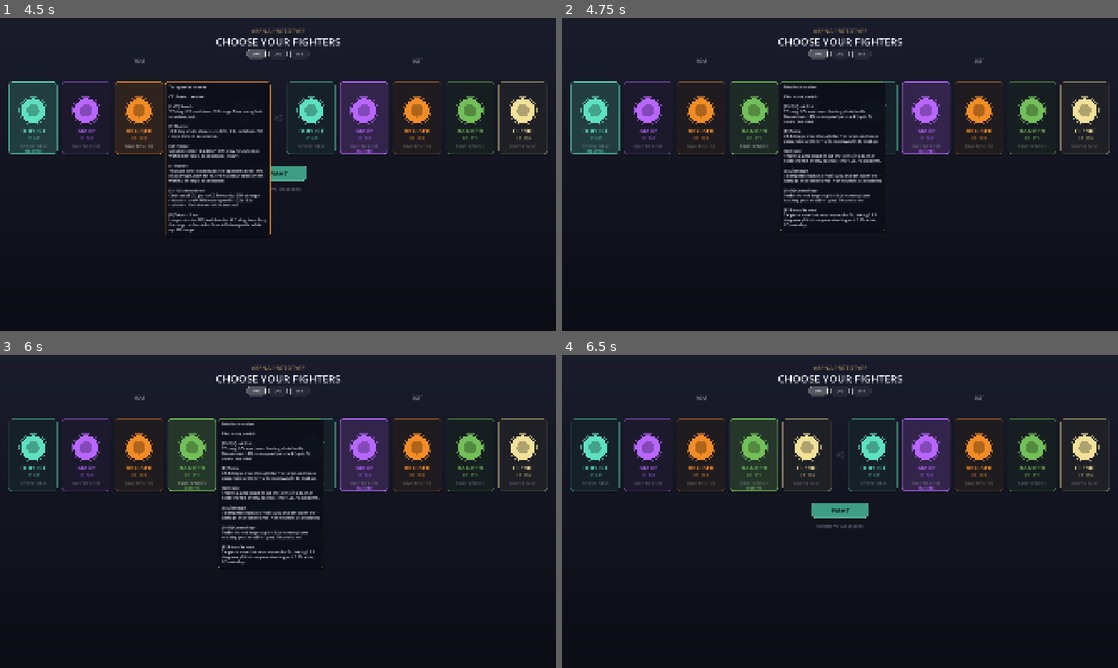
Above: before the commit, frames 1-4 (two rows, left to right).
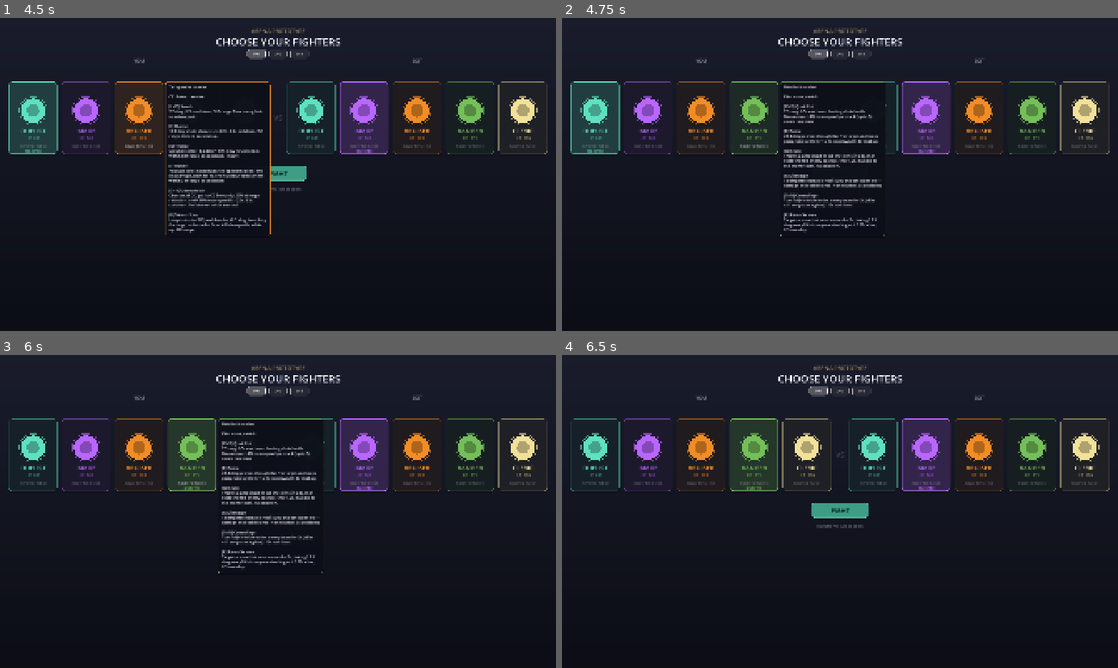
Above: after the commit, the same moments.

Repository: johnWard12/arena-game-godot
Game: Godot game, scene res://scenes/CharSelect.tscn
Two runs of this game, one before a commit and one after it. Both use one fixed random seed, a clock stepped at 60 frames per second and the inputs below.
Inputs (mouse positions are in pixels of both pictures, inside the frame that each line leads up to):
- Up to frame 1 (4.5 s): tap Enter at 0.5, 2, 3.5 s; move the mouse to (400, 158) at 0.52 s; hold D 0.53-1.25 s; tap Backspace at 0.6, 2.3, 3.8 s; click (400, 158) at 0.67 s; tap Space at 0.77, 1.25, 2.75, 3.77, 4.25 s; drag from (166, 190) to (250, 237) at 1.27 s; move the mouse to (333, 105) at 2.02 s; hold D 2.03-2.75 s; tap E at 2.1 s; drag from (250, 237) to (111, 127) at 2.77 s; move the mouse to (444, 221) at 3.52 s; hold A 3.53-4.25 s; tap F at 3.6 s; drag from (111, 127) to (194, 96) at 4.27 s
- Up to frame 2 (4.75 s): no input
- Up to frame 3 (6 s): move the mouse to (305, 511) at 5.02 s; hold S 5.03-5.75 s; tap R at 5.1 s; click (305, 511) at 5.17 s; tap Backspace at 5.3 s; drag from (194, 433) to (166, 527) at 5.77 s
- Up to frame 4 (6.5 s): no input

Frame 1 is identical in both runs. In frame 2, 1.2% of the frame differs, in the area x 39-59%, y 45-70%; in frame 3, 1.2%; in frame 4, nothing differs.

Commit message:
Red sword Bladestorm; true enemy-facing invisibility for Camouflage and Snare Trap
- Bladestorm: gold energy motes -> blood-red blades. The elongated quads
  (0.62 long) fly point-first via align-to-velocity, reading as swords
  hurled out of the spin in a full 360. Storm light recolored red to match.
- Camouflage is now TRUE stealth against the enemy: a cloaked enemy's 3D
  view (model, ring, trails) hides entirely and its overhead HUD stops
  drawing — an HP bar floating over nothing would give the position away.
  Your own team's cloaked Ranger stays visible as the translucent ghost.
- Snare traps are now fully invisible to the opposing side; stepping on
  one is the discovery. The snap animation always shows, so a hidden trap
  reveals itself the moment it fires.
- All "enemy" checks are relative to the human player's side (team 0), so
  ally Rangers' cloaks/traps in 2v2/3v3 stay visible to you. Bots already
  ignored cloaked targets (AI targeting + projectile body-block both skip
  invisible entities), so sim behavior is unchanged.
- CharSelect tooltips updated for both.

Diff:
--- a/godot_project/scripts/CharSelect.gd
+++ b/godot_project/scripts/CharSelect.gd
@@ -96,9 +96,9 @@
 		"ability_descs": [
 			"7.5 dmg. 0.5s cooldown. Landing shots builds Momentum: +4% move speed per stack (up to 5), resets on a miss.",
 			"22.4 dmg, pierces through the first target and keeps going. Slows 20% for 1s. 4s cooldown, 0.18s wind-up.",
-			"Throws a large trap 110 out that arms in 0.5s, then roots the first enemy to cross it for 1.2s. 7s cooldown.",
+			"Throws a large trap 110 out that arms in 0.5s, then roots the first enemy to cross it for 1.2s. Invisible to the enemy team. 7s cooldown.",
 			"15 dmg shot that also recoils you sharply backward — damage and real distance in one button. 6s cooldown.",
-			"Vanish from AI targeting for 3s (a human player tracking you can still hit you). 10s cooldown.",
+			"Turn fully invisible to the enemy team for 3s (allies still see you as a ghost). 10s cooldown.",
 			"Targets a zone that rains arrows for 2s, ticking 13.1 dmg every 0.4s to anyone standing in it. 130 radius, 0.3s wind-up.",
 		]
 	},
--- a/godot_project/scripts/Entity.gd
+++ b/godot_project/scripts/Entity.gd
@@ -1504,6 +1504,11 @@
 	if use_3d_view:
 		if not alive:
 			return
+		# A cloaked ENEMY (relative to the human player's team 0) draws no
+		# overhead HUD either — an HP bar floating over "nothing" would give
+		# the position away. Own-team cloaks keep their overlay.
+		if invisible_time_left > 0 and team_id != 0:
+			return
 		draw_set_transform(_get_hud_screen_correction())
 		_draw_3d_extras(now)
 		_draw_hud(now, get_status_accent(base_color))
--- a/godot_project/scripts/EntityView3D.gd
+++ b/godot_project/scripts/EntityView3D.gd
@@ -400,18 +400,23 @@
 	pm.gravity = Vector3.ZERO
 	pm.scale_min = 1.0
 	pm.scale_max = 1.0
-	pm.color = Color(1.0, 0.88, 0.2)
+	# Blood-red blades (was gold energy motes) — with align-to-velocity each
+	# elongated quad flies point-first, reading as swords hurled out of the
+	# spin in a full 360.
+	pm.color = Color(1.0, 0.22, 0.22)
 	pm.set_particle_flag(ParticleProcessMaterial.PARTICLE_FLAG_ALIGN_Y_TO_VELOCITY, true)
 	_bladestorm_particles.process_material = pm
+	_bladestorm_particles.amount = 34
 	var quad := QuadMesh.new()
-	quad.size = Vector2(0.1, 0.42)
+	quad.size = Vector2(0.09, 0.62)
 	var pmat := StandardMaterial3D.new()
 	pmat.shading_mode = BaseMaterial3D.SHADING_MODE_UNSHADED
-	pmat.albedo_color = Color(1.0, 0.9, 0.3)
+	pmat.albedo_color = Color(1.0, 0.3, 0.3)
 	pmat.transparency = BaseMaterial3D.TRANSPARENCY_ALPHA
+	pmat.vertex_color_use_as_albedo = true
 	pmat.emission_enabled = true
-	pmat.emission = Color(1.0, 0.85, 0.25)
-	pmat.emission_energy_multiplier = 2.6
+	pmat.emission = Color(1.0, 0.12, 0.18)
+	pmat.emission_energy_multiplier = 3.0
 	quad.material = pmat
 	_bladestorm_particles.draw_pass_1 = quad
 	add_child(_bladestorm_particles)
@@ -899,7 +904,11 @@
 		return
 	_was_alive = true
 	_death_timer = 0.0
-	visible = true
+	# True stealth: a cloaked ENEMY (relative to the human player's team 0)
+	# disappears entirely — model, ring, trails, everything under this view.
+	# Your own team's cloaked Ranger stays visible as a translucent ghost
+	# (see _update_char_flash).
+	visible = not (entity.invisible_time_left > 0 and entity.team_id != 0)
 	scale = Vector3.ONE
 	rotation = Vector3.ZERO
 
@@ -947,7 +956,7 @@
 		# around the Duelist (lazily created the first time it's needed).
 		if _bladestorm_light == null and storming:
 			_bladestorm_light = OmniLight3D.new()
-			_bladestorm_light.light_color = Color(1.0, 0.85, 0.4)
+			_bladestorm_light.light_color = Color(1.0, 0.25, 0.25)
 			_bladestorm_light.light_energy = 2.2
 			_bladestorm_light.omni_range = 3.5
 			_bladestorm_light.shadow_enabled = false
--- a/godot_project/scripts/TrapView3D.gd
+++ b/godot_project/scripts/TrapView3D.gd
@@ -88,6 +88,11 @@
 		return
 	position = CoordUtil.to_world(trap.global_position, 0.05)
 
+	# Enemy traps (relative to the human player's team 0) are fully hidden —
+	# stepping on one is the discovery. The snap animation always shows.
+	visible = trap.owner_entity == null or not is_instance_valid(trap.owner_entity) \
+		or trap.owner_entity.team_id == 0
+
 	var target_tilt = TOOTH_READY if trap.armed else TOOTH_SPLAYED
 	for tooth in _teeth:
 		tooth.rotation.z = lerpf(tooth.rotation.z, target_tilt, minf(1.0, delta * 10.0))
@@ -112,6 +117,7 @@
 	if not _snap:
 		_snap = true
 		_snap_t = 0.0
+		visible = true  # a hidden enemy trap reveals itself the moment it fires
 	_snap_t += delta
 	var t = _snap_t / SNAP_DUR
 	if t >= 1.0:
